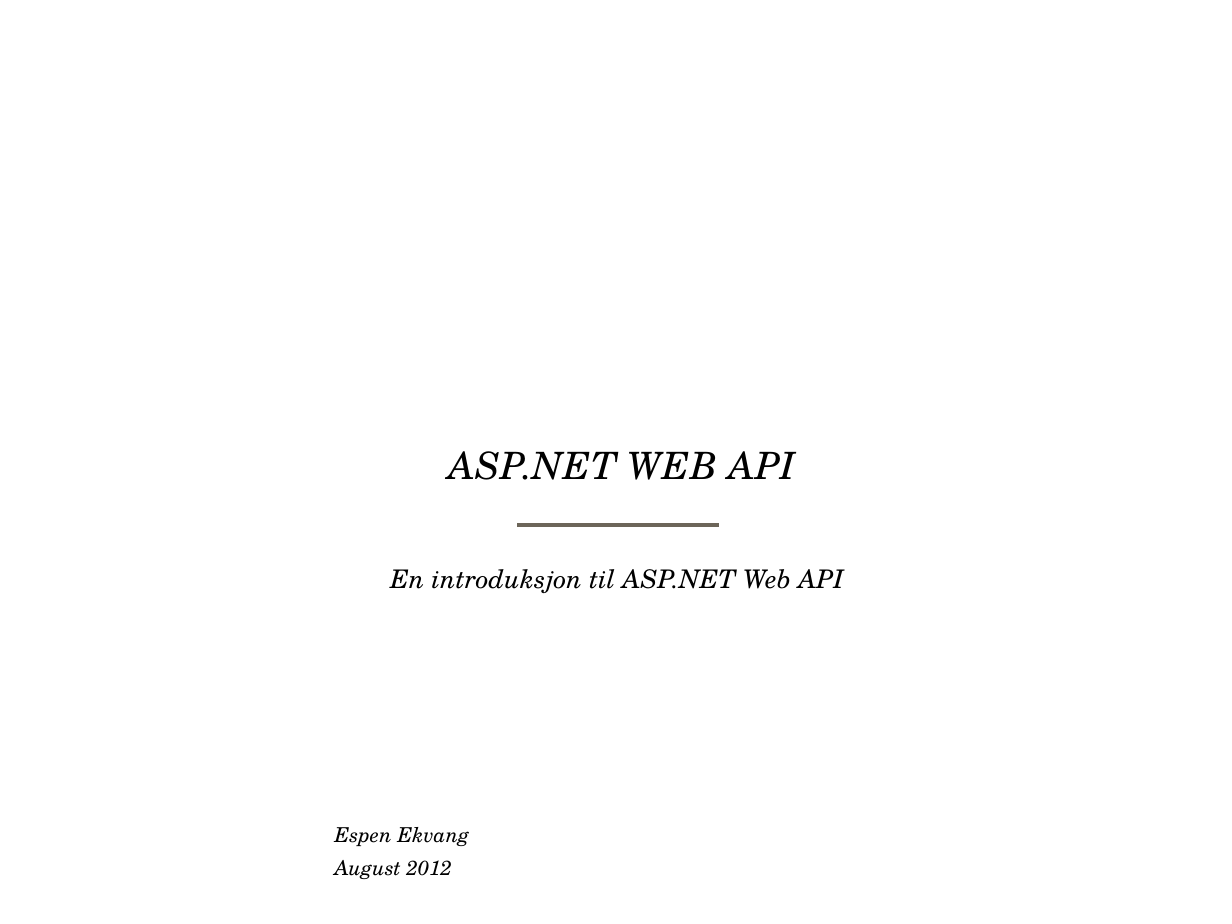
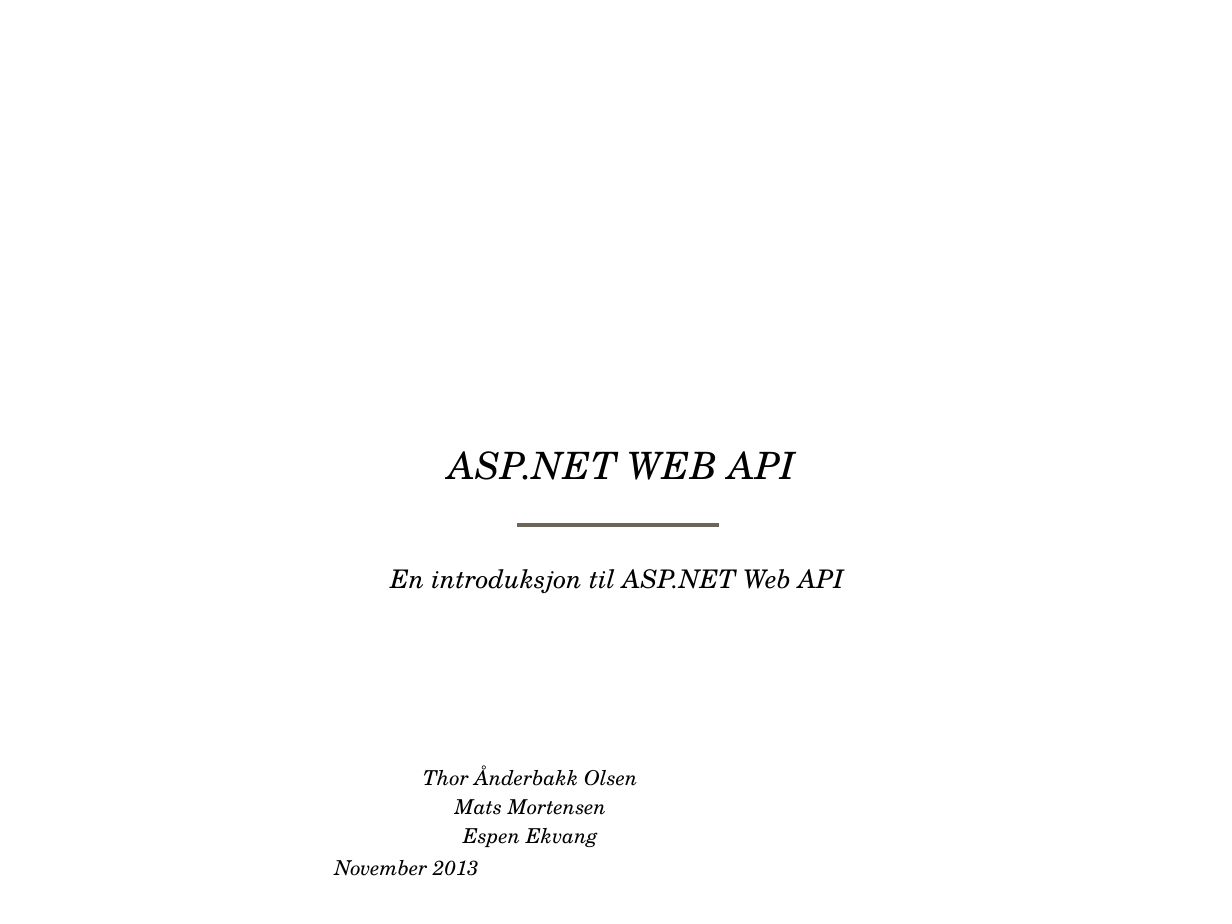
Before and after one commit to bekk/dotnetkurs, a slide deck: slide 1 of webapi/WebAPI.pptx. Drawn at 1232x924 pixels with LibreOffice and Linux fonts; fonts in the diff are those of the drawing; background and template pictures are left out. Boxes give left, top, right and bottom in pixels: in the first picture for what was removed or moved away, otherwise in the second. Text is boxed around its words. In the diff, an @@ line names an element or a change of style, - is before the commit and + after.

Commit message:
update

```diff
--- a/webapi/WebAPI.pptx
+++ b/webapi/WebAPI.pptx
@@ text at box(423, 765, 638, 847): text changed @@
-Espen Ekvang
+Thor Ånderbakk Olsen
+Mats Mortensen
+Espen Ekvang
@@ text at box(335, 860, 479, 876): text changed @@
-August 2012
+November 2013
```
Also in this commit, not shown: 1 slide added.
